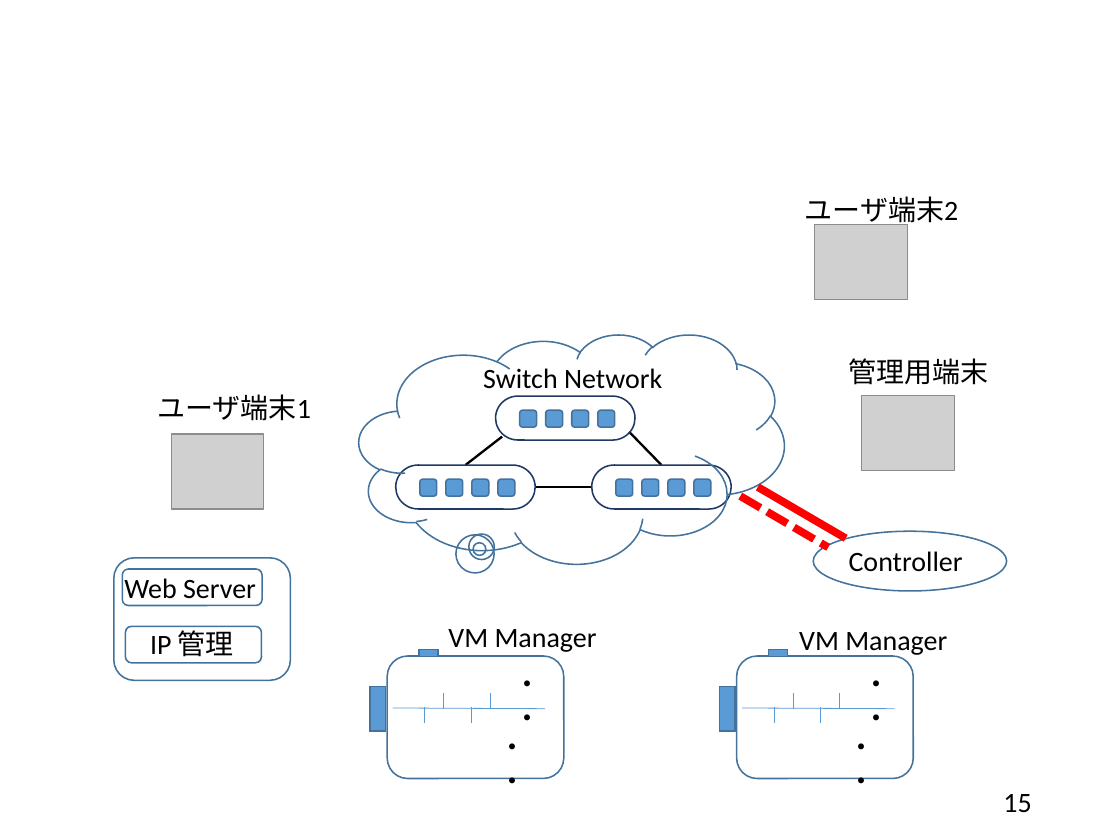
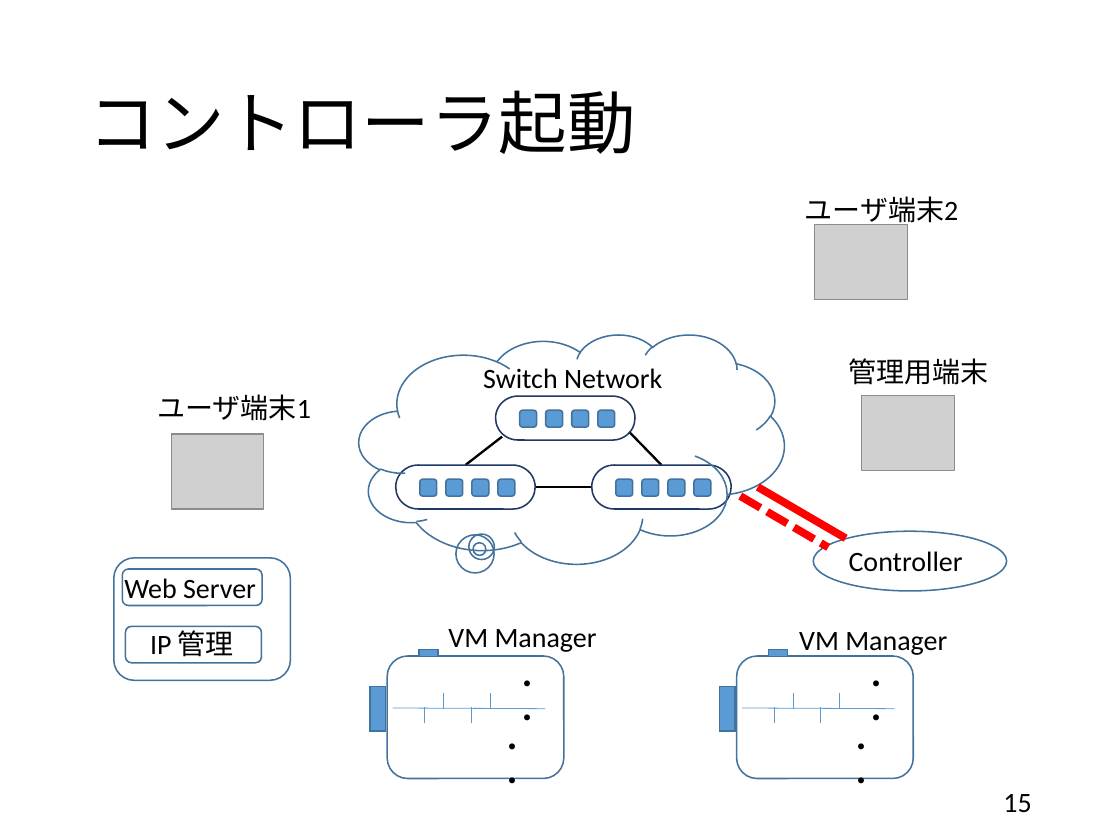
Before and after one commit to handai-trema/IaaS-amn, a slide deck: slide 15 of report_slide.pptx. Drawn at 1120x840 pixels with LibreOffice and Linux fonts; fonts in the diff are those of the drawing; grey boxes stand for pictures. Boxes give left, top, right and bottom in pixels: in the first picture for what was removed or moved away, otherwise in the second. Text is boxed around its words. In the diff, an @@ line names an element or a change of style, - is before the commit and + after.

```diff
--- a/report_slide.pptx
+++ b/report_slide.pptx
@@ title added at [88,90,635,154], 44 pt, text #000000 @@
+コントローラ起動
```
Also in this commit, not shown: 10 other slides changed.
